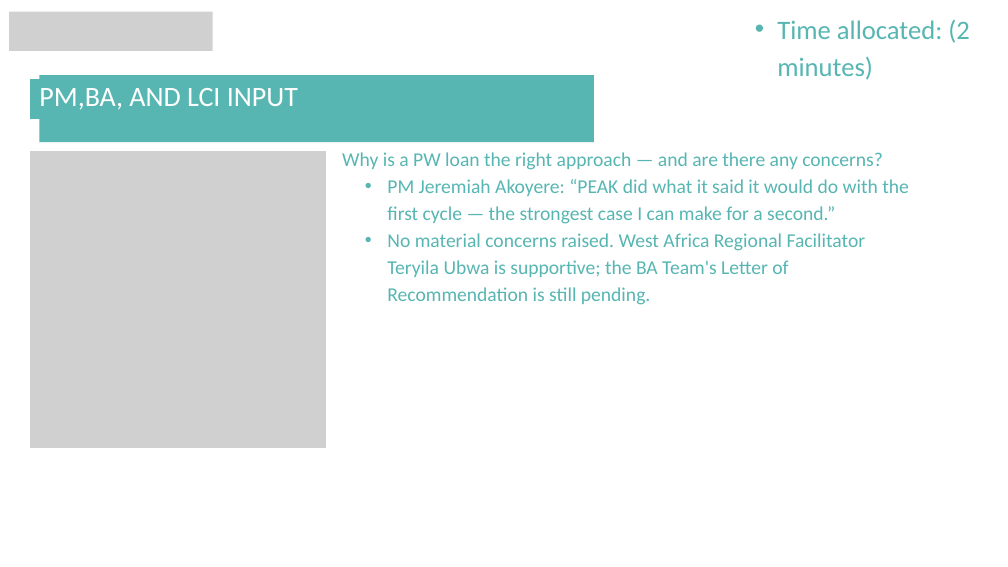
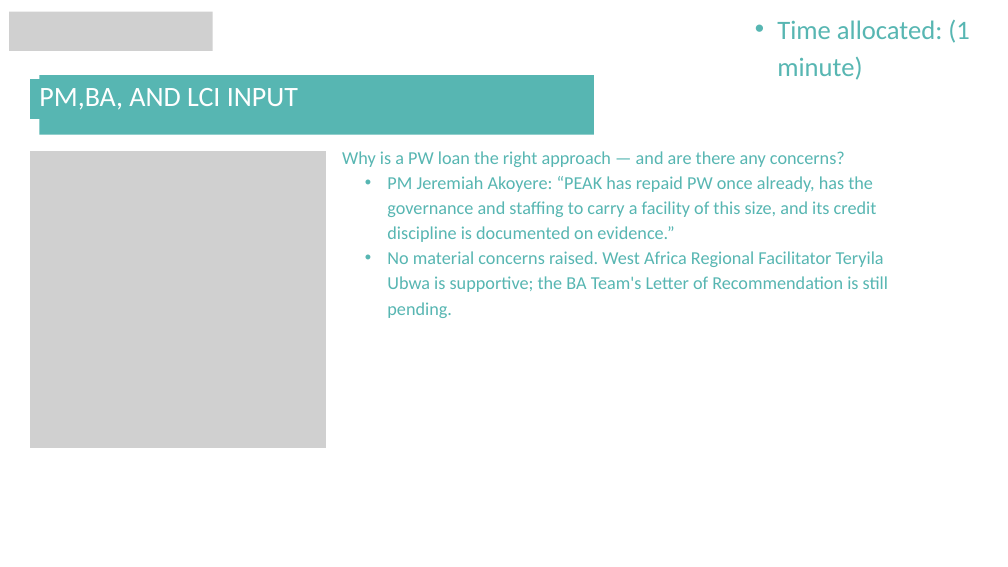
Before and after one commit to jakoyere-collab/NGO-Opportunities, a slide deck: slide 5 of deliverables/PEAK_Formal_Loan_Application_Presentation.pptx. Drawn at 1008x567 pixels with LibreOffice and Linux fonts; fonts in the diff are those of the drawing; grey boxes stand for pictures. Boxes give left, top, right and bottom in pixels: in the first picture for what was removed or moved away, otherwise in the second. Text is boxed around its words. In the diff, an @@ line names an element or a change of style, - is before the commit and + after.

```diff
--- a/deliverables/PEAK_Formal_Loan_Application_Presentation.pptx
+++ b/deliverables/PEAK_Formal_Loan_Application_Presentation.pptx
@@ text at (777, 20, 970, 80): text changed @@
-  • Time allocated: (2 minutes)
+  • Time allocated: (1 minute)
@@ rectangle: place and size @@
-rectangle at (39, 75, 594, 142)
+rectangle at (39, 75, 594, 135)
@@ text at (342, 151, 888, 318): size 28 to 26 pt in "Why is a PW loan the right ...", "No material concerns raised. West Africa Regional ..." @@
@@ text at (387, 176, 877, 242): text changed; size 28 to 26 pt @@
-  • PM Jeremiah Akoyere: “PEAK did what it said it would do with the first cycle — the strongest case I can make for a second.”
+  • PM Jeremiah Akoyere: “PEAK has repaid PW once already, has the governance and staffing to carry a facility of this size, and its credit discipline is documented on evidence.”
```
Also in this commit, not shown: 9 other slides changed, 6 slides added.
